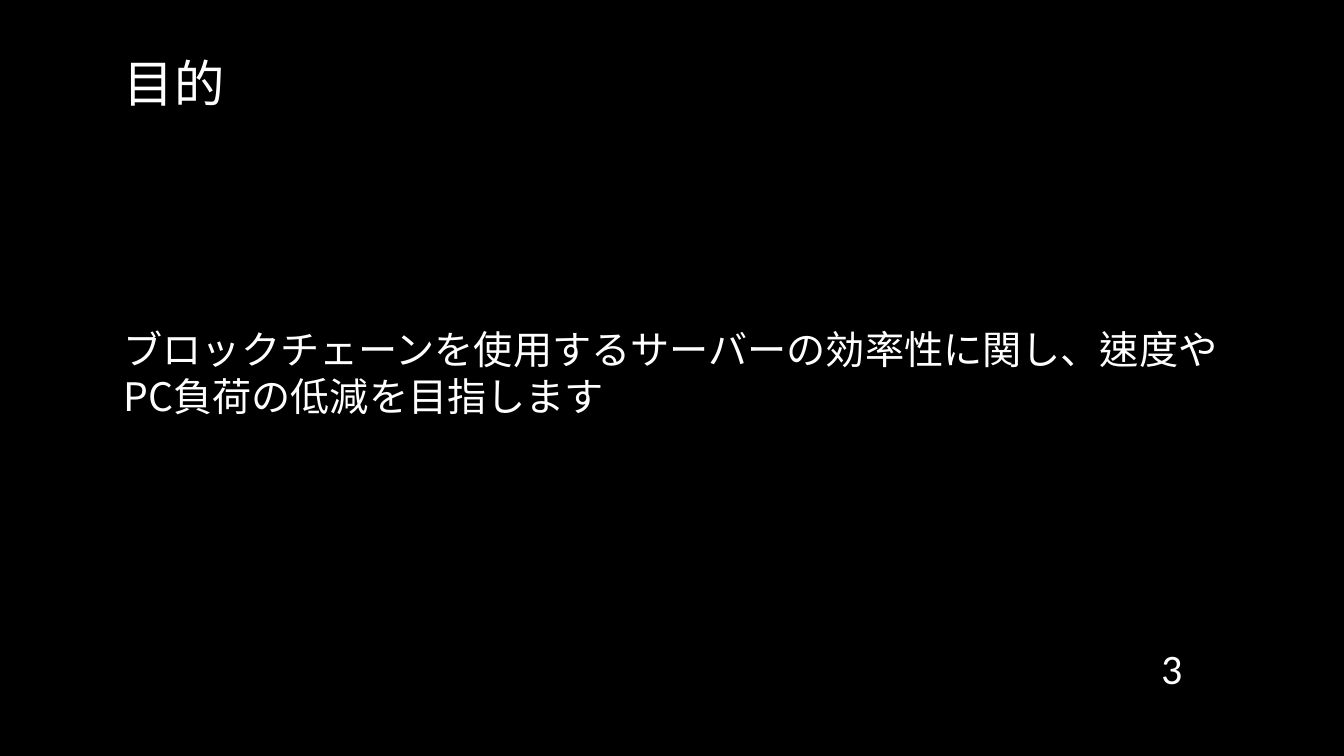
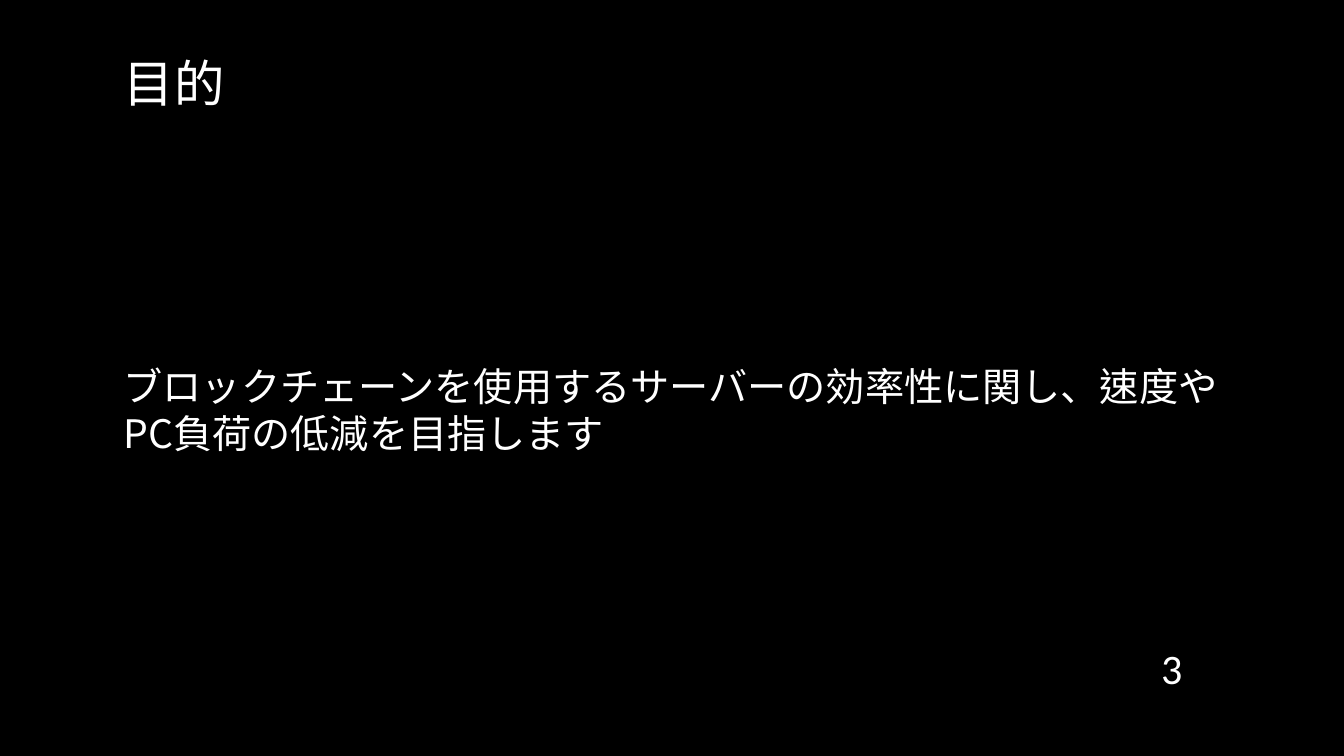
Before and after one commit to cyrusmanosa/Ecc-Year-3, a slide deck: slide 3 of Y3-Sem2/ITゼミ演習II/2024年度_11月報告会_Sk3a04_文家俊.pptx. Drawn at 1344x756 pixels with LibreOffice and Linux fonts; fonts in the diff are those of the drawing; background and template pictures are left out. Boxes give left, top, right and bottom in pixels: in the first picture for what was removed or moved away, otherwise in the second. Text is boxed around its words. In the diff, an @@ line names an element or a change of style, - is before the commit and + after.

```diff
--- a/Y3-Sem2/ITゼミ演習II/2024年度_11月報告会_Sk3a04_文家俊.pptx
+++ b/Y3-Sem2/ITゼミ演習II/2024年度_11月報告会_Sk3a04_文家俊.pptx
@@ text "ブロックチェーンを使用するサーバーの効率性に関し、速度やPC負荷の低減を目指します": place and size @@
-text "ブロックチェーンを使用するサーバーの効率性に関し、速度やPC負荷の低減を目指します" at box(124, 330, 1218, 414)
+text "ブロックチェーンを使用するサーバーの効率性に関し、速度やPC負荷の低減を目指します" at box(124, 367, 1218, 451)
```
Also in this commit, not shown: 5 other slides changed, 20 other files.
